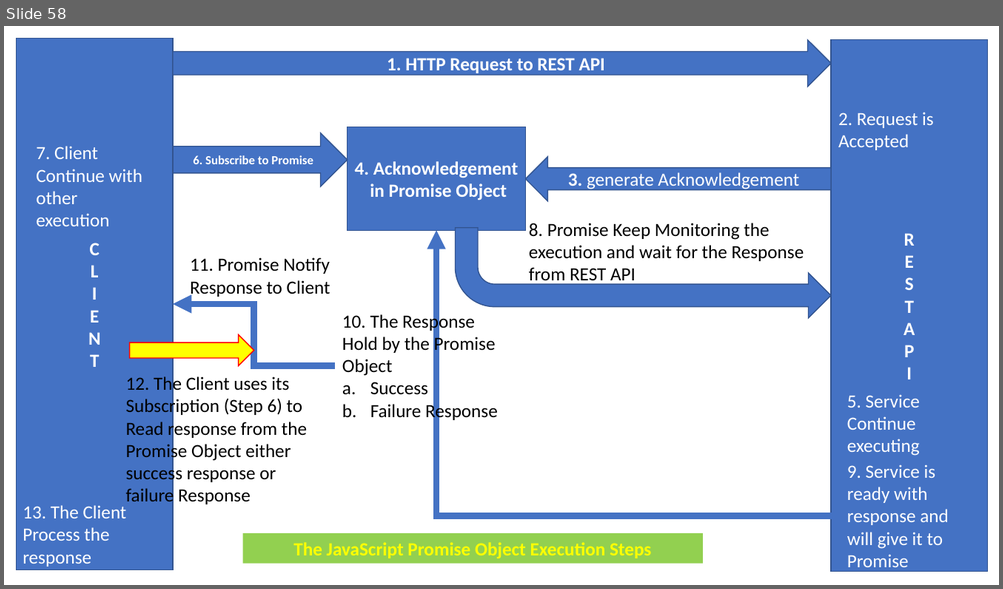
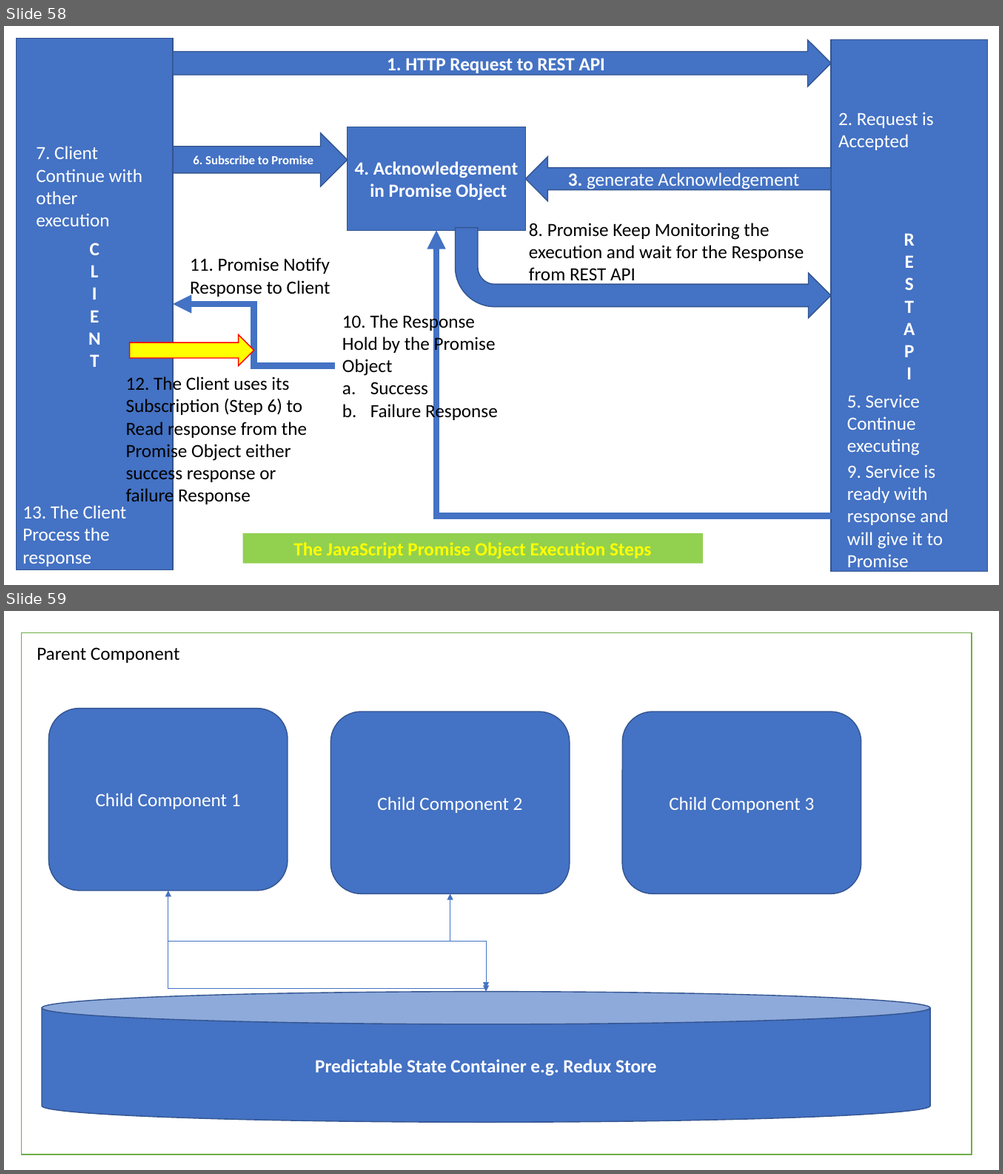
Before and after one commit to maheshsabnis/mbreact, a slide deck: my-react-app/MB_Training_Images.pptx. Shown one above the other, each under a label of ours: slide 58 before the commit, slides 58 and 59 after it. The pictures are 1003x589 and 1003x1174 pixels, drawn with LibreOffice and Linux fonts; fonts in the diff are those of the drawing. Boxes give left, top, right and bottom in pixels: in the first picture for what was removed or moved away, otherwise in the second. Text is boxed around its words. In the diff, an @@ line names an element or a change of style, - is before the commit and + after.

```diff
--- a/my-react-app/MB_Training_Images.pptx
+++ b/my-react-app/MB_Training_Images.pptx
@@ slide 59 added at <box>4,611,999,1170</box>, background #FFFFFF @@
@@ rectangle added at <box>22,632,972,1155</box>, fill #FFFFFF, outline #70AD47 1 pt @@
@@ text added at <box>37,647,180,663</box>, 18 pt, text #000000 @@
+Parent Component
@@ rounded rectangle added at <box>48,709,287,891</box>, fill #4472C4, outline #325491 1 pt, 18 pt, text #FFFFFF @@
+Child Component 1
@@ rounded rectangle added at <box>331,712,569,894</box>, fill #4472C4, outline #325491 1 pt, 18 pt, text #FFFFFF @@
+Child Component 2
@@ rounded rectangle added at <box>623,712,861,894</box>, fill #4472C4, outline #325491 1 pt, 18 pt, text #FFFFFF @@
+Child Component 3
@@ elbow arrow added from (168, 891) to (486, 992), #4472C4 0.5 pt @@
@@ elbow arrow added from (486, 988) to (168, 891), #4472C4 0.5 pt @@
@@ elbow arrow added from (450, 894) to (486, 988), #4472C4 0.5 pt @@
@@ elbow arrow added from (486, 988) to (450, 894), #4472C4 0.5 pt @@
@@ cylinder added at <box>42,992,930,1123</box>, fill #4472C4, outline #325491 1 pt, 18 pt, text #FFFFFF, bold @@
+Predictable State Container e.g. Redux Store
```
Also in this commit, not shown: 7 other files.
